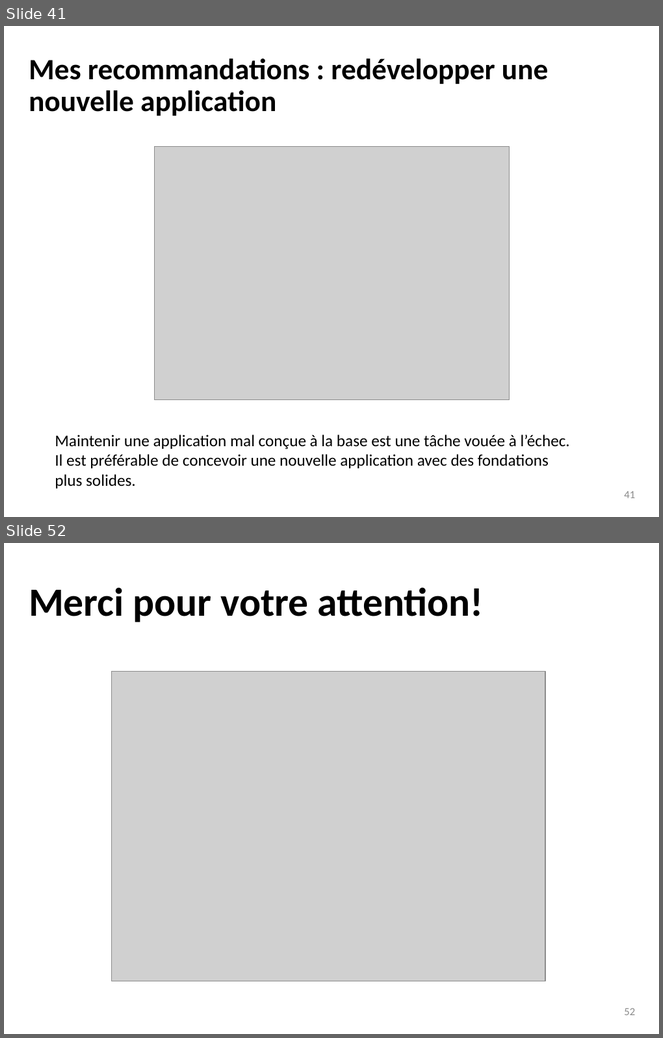
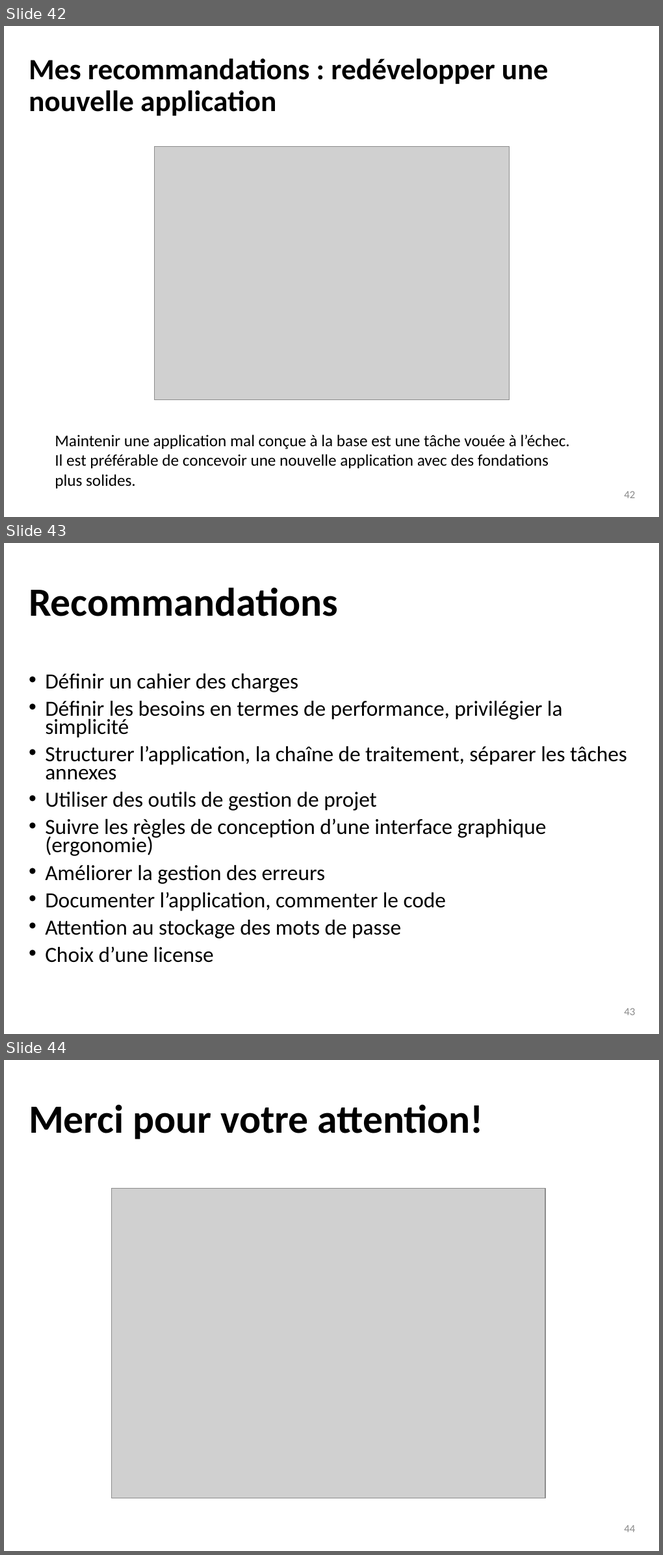
Before and after one commit to dosi-slides/2015_12_geomedia, a slide deck: slides.pptx. Shown one above the other, each under a label of ours: slides 41 and 52 before the commit, slides 42, 43 and 44 after it; the slides between them are not shown. The pictures are 663x1038 and 663x1555 pixels, drawn with LibreOffice and Linux fonts; fonts in the diff are those of the drawing; grey boxes stand for pictures. Boxes give left, top, right and bottom in pixels: in the first picture for what was removed or moved away, otherwise in the second. Text is boxed around its words. In the diff, an @@ line names an element or a change of style, - is before the commit and + after.

```diff
--- a/slides.pptx
+++ b/slides.pptx
@@ slide 43 added at bbox=[4, 543, 659, 1034], background #FFFFFF @@
@@ title added at bbox=[29, 587, 338, 616], 44 pt, text #000000, bold @@
+Recommandations
@@ text added at bbox=[45, 674, 627, 963], 23.8 pt, text #000000 @@
+• Définir un cahier des charges
+• Définir les besoins en termes de performance, privilégier la simplicité
+• Structurer l’application, la chaîne de traitement, séparer les tâches annexes
+• Utiliser des outils de gestion de projet
+• Suivre les règles de conception d’une interface graphique (ergonomie)
+• Améliorer la gestion des erreurs
+• Documenter l’application, commenter le code
+• Attention au stockage des mots de passe
+• Choix d’une license
@@ page number added at bbox=[624, 1008, 635, 1016], 12 pt, text #8C8C8C @@
+43
@@ what was slide 41 is now slide 42 @@
@@ page number at bbox=[624, 491, 635, 499]: text changed @@
-41
+42
@@ what was slide 52 is now slide 44 @@
@@ page number at bbox=[624, 1525, 635, 1533]: text changed @@
-52
+44
```
Also in this commit, not shown: 3 slides changed, 1 other slide added.
